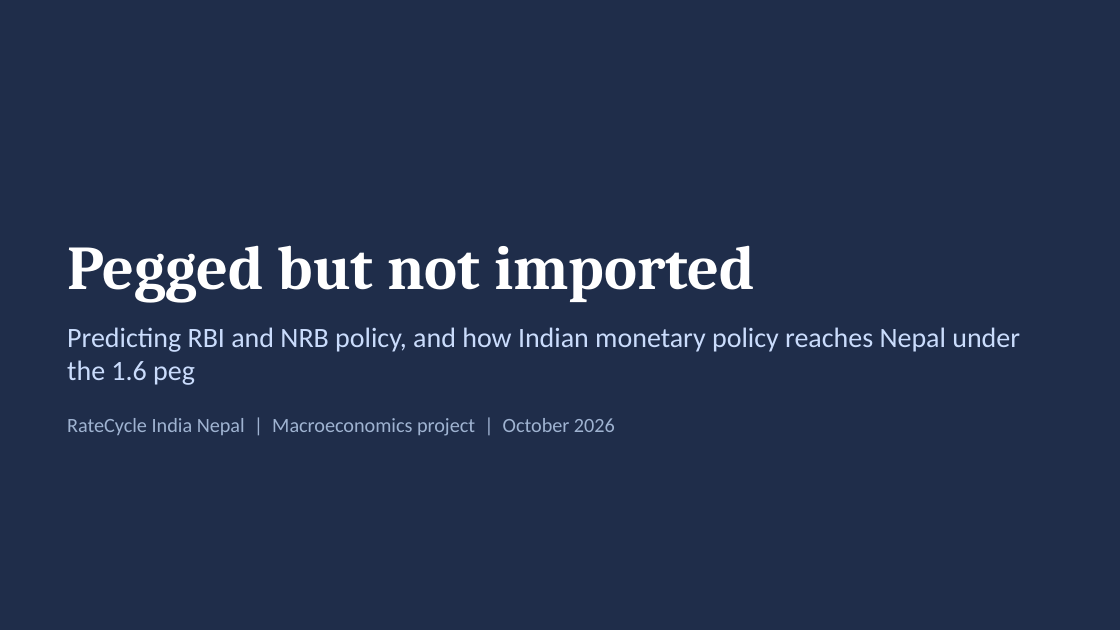
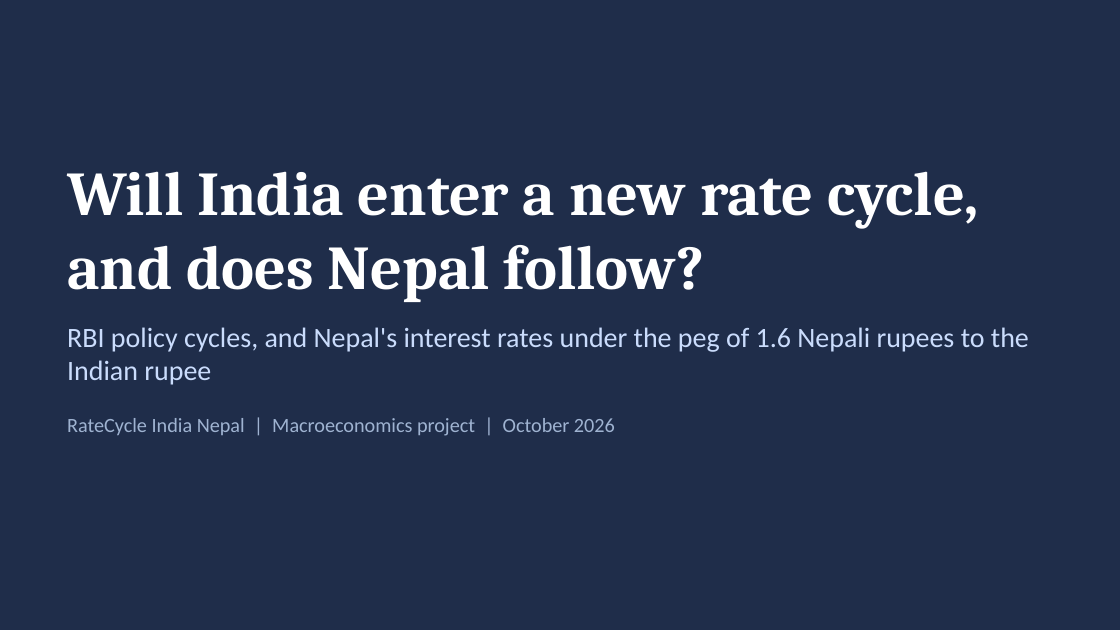
Before and after one commit to sakrit204-byte/interest_rate_cycle_prediction_for_india, a slide deck: slide 1 of reports/presentation/ratecycle_india_nepal.pptx. Drawn at 1120x630 pixels with LibreOffice and Linux fonts; fonts in the diff are those of the drawing. Boxes give left, top, right and bottom in pixels: in the first picture for what was removed or moved away, otherwise in the second. Text is boxed around its words. In the diff, an @@ line names an element or a change of style, - is before the commit and + after.

Commit message:
Presentation refocused on India's new rate cycle and Nepal under the peg, cycle comparison, decision D053

```diff
--- a/reports/presentation/ratecycle_india_nepal.pptx
+++ b/reports/presentation/ratecycle_india_nepal.pptx
@@ title at [67,171,979,302]: text changed @@
-Pegged but not imported
+Will India enter a new rate cycle, and does Nepal follow?
@@ text at [67,327,1029,385]: text changed @@
-Predicting RBI and NRB policy, and how Indian monetary policy reaches Nepal under the 1.6 peg
+RBI policy cycles, and Nepal's interest rates under the peg of 1.6 Nepali rupees to the Indian rupee
```
Also in this commit, not shown: 8 other slides changed, 4 slides added, 5 other files.
